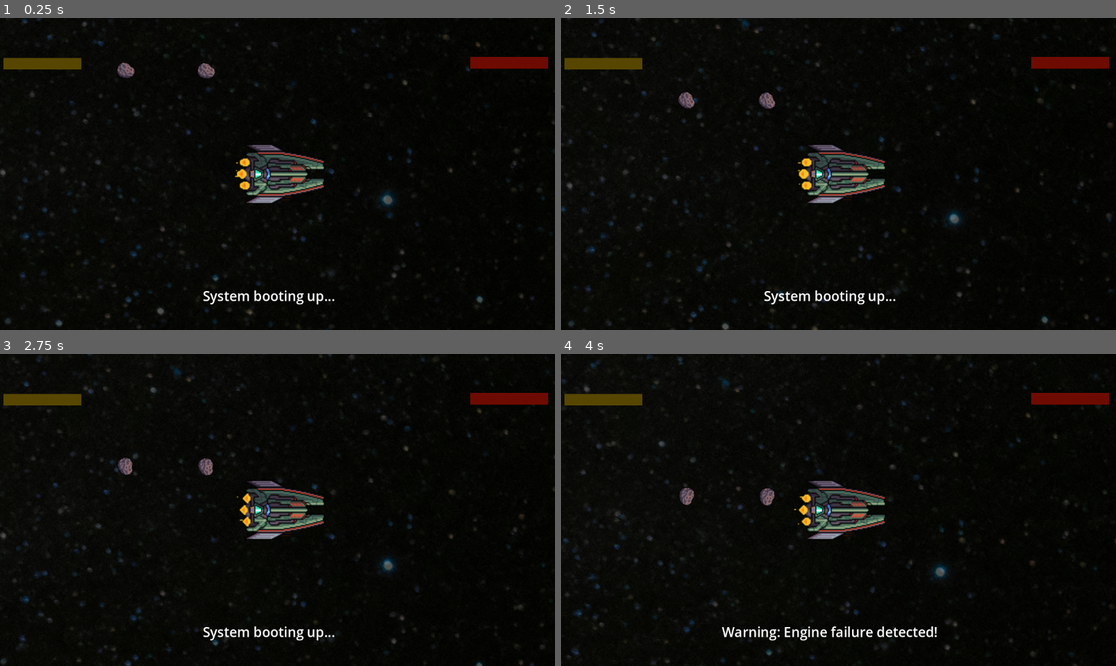
Above: before the commit, frames 1-4 (two rows, left to right).
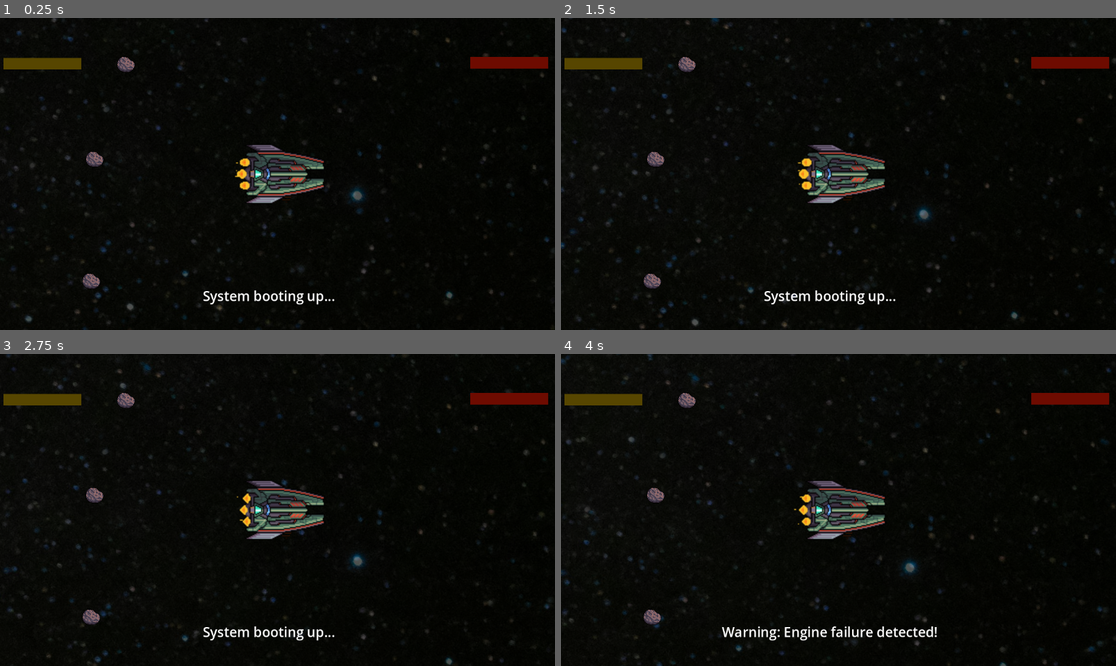
Above: after the commit, the same moments.

Repository: KalinduSE/-Final-Orbit
Game: Godot game, scene res://Scenes/space.tscn
Two runs of this game, one before a commit and one after it. Both use one fixed random seed, a clock stepped at 60 frames per second and the inputs below.
Inputs (mouse positions are in pixels of both pictures, inside the frame that each line leads up to):
- Up to frame 1 (0.25 s): no input
- Up to frame 2 (1.5 s): move the mouse to (960, 158) at 0.52 s; hold Right (ui_right) 0.53-1.28 s; hold Space (ui_select) 0.53-1.28 s; move the mouse to (727, 189) at 1.27 s; hold Down (ui_down) from 1.28 s (still down); tap Space (ui_select) at 1.35 s
- Up to frame 3 (2.75 s): tap Space (ui_select) at 1.52, 1.82 s; move the mouse to (333, 441) at 2.02 s; release Down (ui_down) at 2.03 s; hold Right (ui_right) from 2.03 s (still down); hold Space (ui_select) from 2.03 s (still down)
- Up to frame 4 (4 s): move the mouse to (810, 572) at 2.77 s; release Right (ui_right) at 2.78 s; release Space (ui_select) at 2.78 s; hold Up (ui_up) 2.78-3.53 s; tap Space (ui_select) at 2.85, 3.02, 3.32 s; move the mouse to (1005, 556) at 3.52 s; hold Left (ui_left) from 3.53 s (still down); hold Space (ui_select) from 3.53 s (still down)

The runs differ from the first frame. In frame 1, 2.7% of the frame differs, in the area x 0-100%, y 0-100%; in frame 2, 2.9%; in frame 3, 2.9%; in frame 4, 2.7%.

Commit message:
Commit Last Edit

Diff:
--- a/final-orbit/Scenes/aesteroid.gd
+++ b/final-orbit/Scenes/aesteroid.gd
@@ -1,53 +1,28 @@
-extends Node2D
+extends Area2D
 
-@export var drift_speed: float = 50.0
-@export var rotation_speed: float = 20.0
+@export var damage_amount: float = 2.0     # health decrease per collision
+@export var apply_once: bool = true        # only apply damage once per rocket
 
-@export var damage_amount: float = 20.0
-@export var damage_duration: float = 1.0
+var already_damaged_bodies := []
 
-var damaging = false
-var damage_timer = 0.0
-var target_body = null
-var screen_height = 1080
-
+func _ready():
+	connect("body_entered", Callable(self, "_on_body_entered"))
+	connect("body_exited", Callable(self, "_on_body_exited"))
 
 func _on_body_entered(body):
 	if body.is_in_group("player"):
-		damaging = true
-		damage_timer = 0.0
-		#target_body = body
+		if apply_once and body in already_damaged_bodies:
+			return
 		body.take_damage(damage_amount)
-		queue_free()
+		if apply_once:
+			already_damaged_bodies.append(body)
+		print("Barrier hit! Rocket lost %s health" % damage_amount)
 
 
 func _on_body_exited(body):
-	if body == target_body:
-		damaging = false
-		target_body = null
-
-
-func _process(delta):
-	# Drift downward
-	position.y += drift_speed * delta
-
-	# Rotate smoothly
-	rotation_degrees += rotation_speed * delta
-
-	# Remove if out of screen
-	if position.y > screen_height + 50:
+	if body in already_damaged_bodies:
+		already_damaged_bodies.erase(body)
 		queue_free()
-
-	## Smooth damage
-	#if damaging and target_body:
-		#damage_timer += delta
-		#var progress = damage_timer / damage_duration
-		#if progress > 1.0:
-			#progress = 1.0
-			#damaging = false
-		#target_body.current_health = max(target_body.current_health - damage_amount * delta / damage_duration, 0)
-		#target_body.health_bar.value = target_body.current_health
-		#
-		#
-		#if target_body.current_health <= 0:
-			#target_body._fail_game()
+# Barriers are static, no movement or rotation
+func _process(_delta: float) -> void:
+	pass
--- /dev/null
+++ b/final-orbit/Scenes/health_bar.gd
@@ -0,0 +1,15 @@
+extends TextureProgressBar
+
+@export var player : CharacterBody2D
+
+func _ready():
+	# Get reference to the Rocket
+	player.health_changed.connect(_on_health_changed)
+	#player.heath
+
+	# Initialize bar values
+	max_value = player.max_health
+	value = player.current_health
+
+func _on_health_changed(new_health: float):
+	value = new_health
--- a/final-orbit/Scenes/space.tscn
+++ b/final-orbit/Scenes/space.tscn
@@ -95,7 +95,8 @@
 script = ExtResource("1_uqc4w")
 metadata/_edit_horizontal_guides_ = [39.0]
 
-[node name="background" type="Sprite2D" parent="."]
+[node name="background" type="CanvasLayer" parent="."]
+layer = -99
 
 [node name="ColorRect" type="ColorRect" parent="background"]
 custom_minimum_size = Vector2(1000, 1000)
@@ -150,6 +151,7 @@
 
 [node name="Camera2D" type="Camera2D" parent="player"]
 position_smoothing_enabled = true
+position_smoothing_speed = 1.0
 
 [node name="Invisiblewall" type="TileMap" parent="."]
 visible = false
@@ -237,13 +239,13 @@
 script = SubResource("GDScript_6umj4")
 
 [node name="Aesteroid6" parent="." instance=ExtResource("10_sg02i")]
-position = Vector2(366, 88)
+position = Vector2(134, 284)
 
 [node name="Node2D" type="Node2D" parent="Aesteroid6"]
 script = SubResource("GDScript_6umj4")
 
 [node name="Aesteroid7" parent="." instance=ExtResource("10_sg02i")]
-position = Vector2(366, 88)
+position = Vector2(127, 537)
 
 [node name="Node2D" type="Node2D" parent="Aesteroid7"]
 script = SubResource("GDScript_6umj4")
--- a/final-orbit/Scripts/player.gd
+++ b/final-orbit/Scripts/player.gd
@@ -1,69 +1,66 @@
 extends CharacterBody2D
 
-# Rocket movement speed
-const SPEED := 300.0           # pixels per second
-const BOOST_SPEED := 500.0     # optional faster speed when boosting
+# --- Rocket Movement ---
+const SPEED := 300.0           # normal speed
+const BOOST_SPEED := 500.0     # boost speed
 
-
-var max_health = 100
-var current_health = 100
-@onready var health_bar = $CanvasLayer/HealthBar
-@onready var fuel_bar = $CanvasLayer/FuelBar
-
-
-# Fuel settings
+# --- Fuel & Health ---
 var max_fuel := 100.0
 var current_fuel := 100.0
-var fuel_drain_rate := 10.0    # units per second while moving
+var fuel_drain_rate := 5.0      # fuel per second while moving
+var max_health := 100
+var current_health := 100
 
-# Rocket state
-var is_disabled : bool = false  # disable movement during cutscenes/rotations
+# --- References to UI bars ---
+@onready var health_bar = $CanvasLayer/HealthBar      # TextureProgressBar
+@onready var fuel_bar = $CanvasLayer/FuelBar          # TextureProgressBar
 
-func _physics_process(delta: float) -> void:
+# --- Rocket State ---
+var is_disabled : bool = false   # disables movement during cutscenes
+
+signal health_changed
+
+func _physics_process(_delta: float) -> void:
 	if is_disabled:
 		velocity = Vector2.ZERO
 		return  # stop movement if disabled
 
-	# --- Get player input ---
+	# --- Player input ---
 	var input_vector := Vector2.ZERO
 	input_vector.x = Input.get_action_strength("ui_right") - Input.get_action_strength("ui_left")
 	input_vector.y = Input.get_action_strength("ui_down") - Input.get_action_strength("ui_up")
 
 	if input_vector.length() > 0:
-		input_vector = input_vector.normalized()  # prevent faster diagonal movement
+		input_vector = input_vector.normalized()
 
-	# --- Optional Boost ---
+	# --- Boost speed ---
 	var current_speed := SPEED
-	if Input.is_action_pressed("ui_select"):  # Shift key or custom action
+	if Input.is_action_pressed("ui_select"):
 		current_speed = BOOST_SPEED
 
-	# --- Apply movement ---
+	# --- Move the rocket ---
 	velocity = input_vector * current_speed
 	move_and_slide()
 
-	# --- Fuel drain while moving ---
+	# --- Fuel drain ---
 	if input_vector.length() > 0:
-		current_fuel -= fuel_drain_rate * delta
-		current_fuel = clamp(current_fuel, 0, max_fuel)  # prevent negative fuel
+		current_fuel -= fuel_drain_rate * _delta
+		current_fuel = clamp(current_fuel, 0, max_fuel)
+		fuel_bar.value = current_fuel
 
-
-func take_damage(amount: int) -> void:
-	current_health -= amount
-	if current_health < 0:
-		current_health = 0
-
-	health_bar.value = current_health
-
-	if current_health == 0:
+	# --- Check fuel depletion ---
+	if current_fuel <= 0:
 		die()
 
-
-
+func take_damage(amount: float) -> void:
 	current_health -= amount
+	current_health = clamp(current_health, 0, max_health)
+	health_bar.value = current_health
 	if current_health <= 0:
-		print("Game Over")  # You can trigger fail logic here
-
+		die()
 
 func die() -> void:
-	print("Game Over - Rocket Destroyed!")
-	# Add your game over logic here (like switching to game over scene)
+	print("🚀 Game Over! Rocket destroyed or fuel ran out")
+	is_disabled = true
+	velocity = Vector2.ZERO
+	# TODO: Switch to Game Over scene or show message
--- a/final-orbit/player.tscn
+++ b/final-orbit/player.tscn
@@ -127,4 +127,5 @@
 theme_override_styles/background = SubResource("StyleBoxFlat_sweqy")
 theme_override_styles/fill = SubResource("StyleBoxFlat_2hs0m")
 value = 100.0
+fill_mode = 2
 show_percentage = false
Not shown, added: final-orbit/Scenes/health_bar.gd.uid
Not shown: 1 places in final-orbit/Scenes/main.tscn that only renumber resources
Not shown: 1 places in final-orbit/Scenes/space.tscn that only renumber resources
